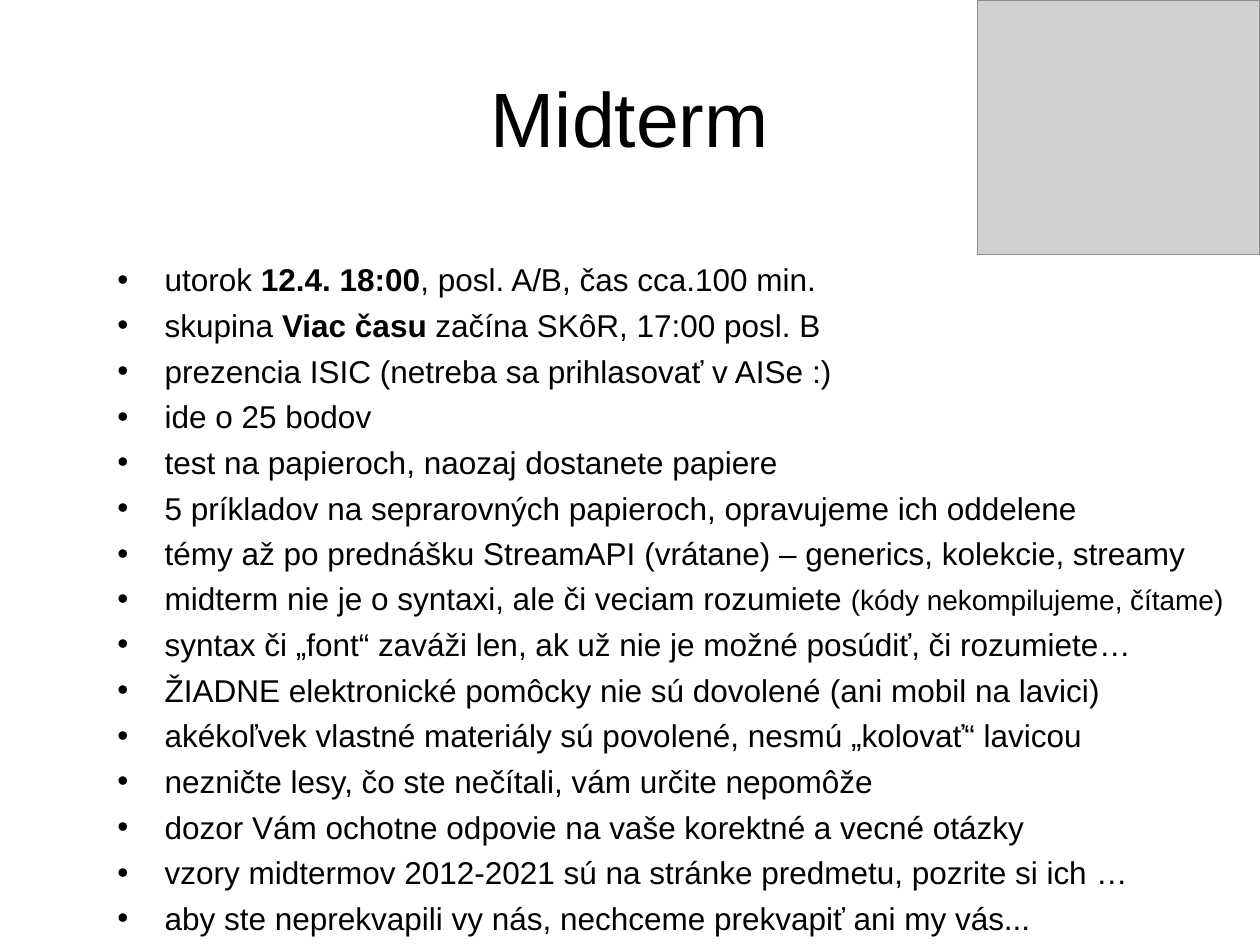
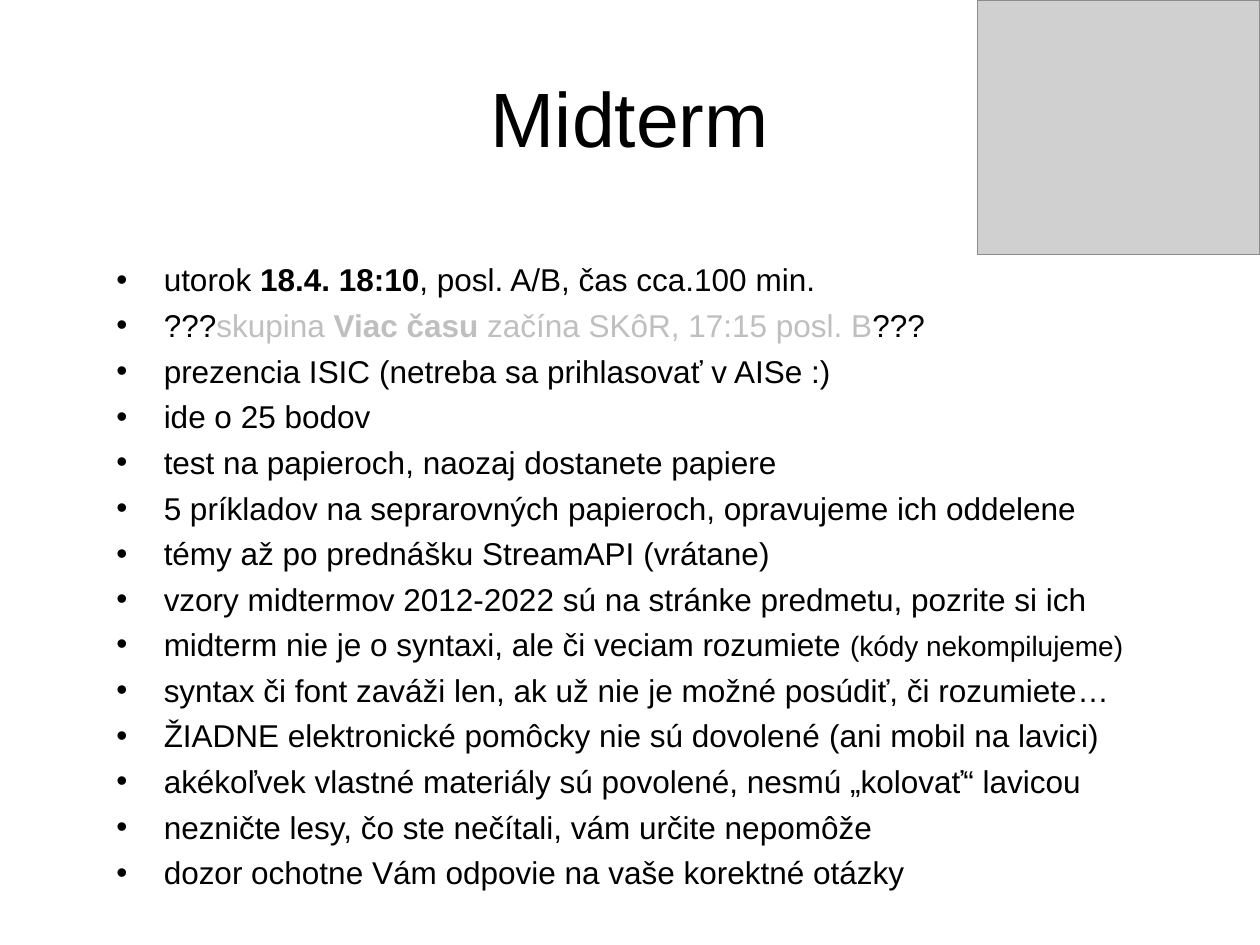
Before and after one commit to Programovanie4/Prednasky, a slide deck: slide 2 of 08/08_java.ppt. Drawn at 1260x945 pixels with LibreOffice and Linux fonts; fonts in the diff are those of the drawing; grey boxes stand for pictures. Boxes give left, top, right and bottom in pixels: in the first picture for what was removed or moved away, otherwise in the second. Text is boxed around its words. In the diff, an @@ line names an element or a change of style, - is before the commit and + after.

```diff
--- a/08/08_java.ppt
+++ b/08/08_java.ppt
@@ text at (x1=164, y1=268, x2=925, y2=343): text changed @@
-• utorok 12.4. 18:00, posl. A/B, čas cca.100 min.
-• skupina Viac času začína SKôR, 17:00 posl. B
+• utorok 18.4. 18:10, posl. A/B, čas cca.100 min.
+• ???skupina Viac času začína SKôR, 17:15 posl. B???
@@ text at (x1=164, y1=541, x2=1123, y2=708): text changed @@
-• témy až po prednášku StreamAPI (vrátane) – generics, kolekcie, streamy
-• midterm nie je o syntaxi, ale či veciam rozumiete (kódy nekompilujeme, čítame)
-• syntax či „font“ zaváži len, ak už nie je možné posúdiť, či rozumiete…
+• témy až po prednášku StreamAPI (vrátane)
+• vzory midtermov 2012-2022 sú na stránke predmetu, pozrite si ich
+• midterm nie je o syntaxi, ale či veciam rozumiete (kódy nekompilujeme)
+• syntax či font zaváži len, ak už nie je možné posúdiť, či rozumiete…
@@ text at (x1=164, y1=860, x2=904, y2=890): text changed @@
-• dozor Vám ochotne odpovie na vaše korektné a vecné otázky
-• vzory midtermov 2012-2021 sú na stránke predmetu, pozrite si ich …
-• aby ste neprekvapili vy nás, nechceme prekvapiť ani my vás...
+• dozor ochotne Vám odpovie na vaše korektné otázky
```
Also in this commit, not shown: 2 other files.
